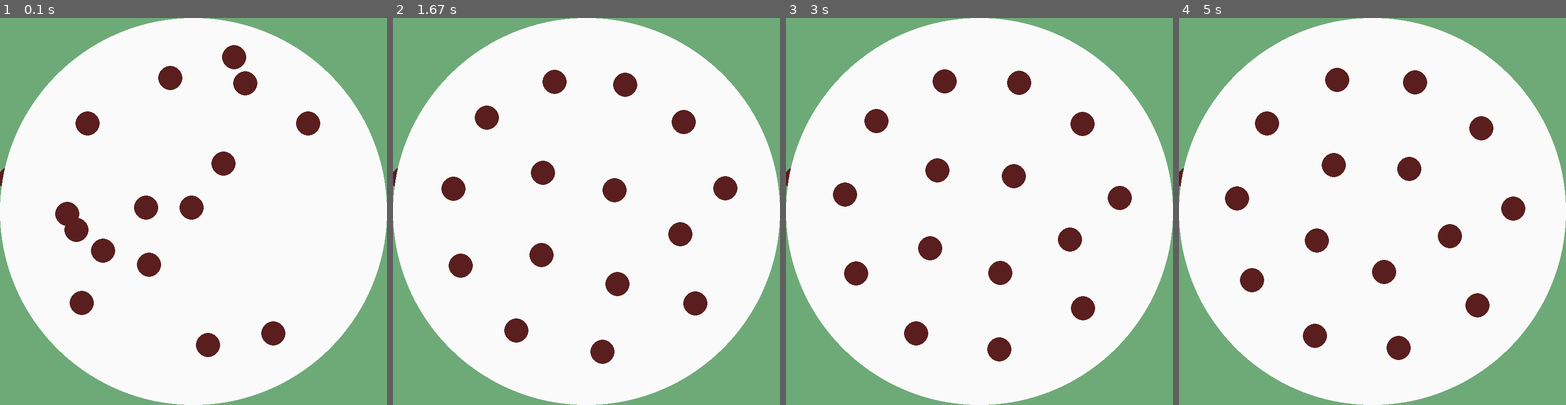
Above: before the commit, frames 1-4 (left to right).
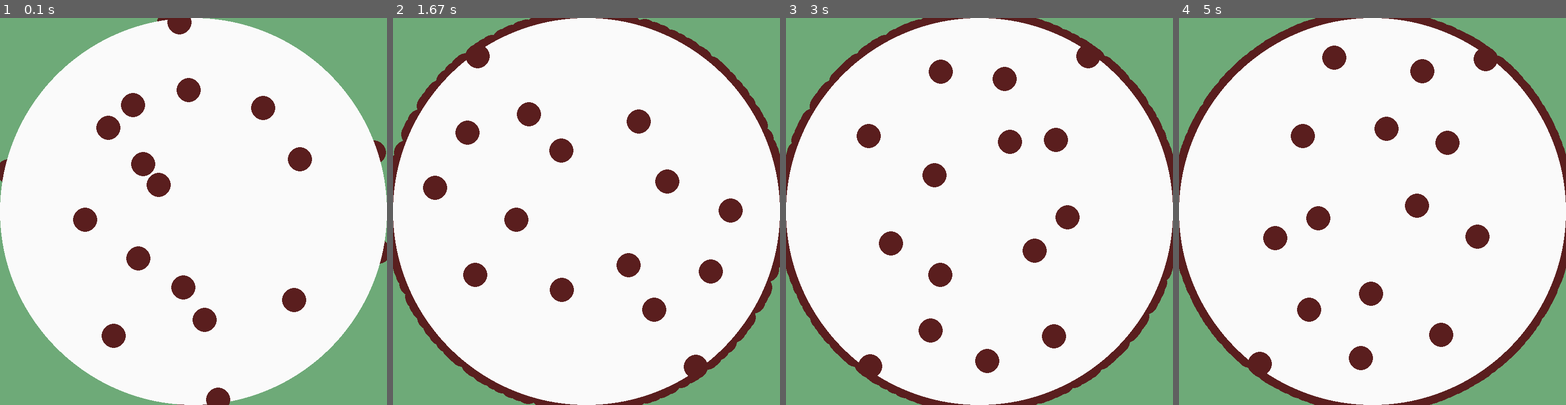
Above: after the commit, the same moments.

Repository: Crkf61/repelling_tubes
Game: pygame game, started from 2D_problem/animate.py
Same seed, same stepped clock (60 frames per second), same inputs: the game is played once before the commit and once after it.
Inputs:
- Up to frame 1 (0.1 s): no input
- Up to frame 2 (1.67 s): no input
- Up to frame 3 (3 s): no input
- Up to frame 4 (5 s): no input

The runs differ from the first frame. In frame 1, 8.5% of the frame differs, in the area x 0-100%, y 0-100%; in frame 2, 13%; in frame 3, 13%; in frame 4, 14%.

Commit message:
make charge scale better

Diff:
--- a/2D_problem/utils.py
+++ b/2D_problem/utils.py
@@ -111,7 +111,7 @@
 
 def timestep(positions, velocities, dt, q0=3, lamb=10):
     n_circles = len(positions)
-    q = q0/np.sqrt(n_circles)
+    q = q0/np.sqrt(np.sqrt(n_circles))
     # calculate forces on each particle
     image_positions = find_images(positions)
     forces = find_all_forces(positions, image_positions, velocities, q, lamb) # forces == accel
